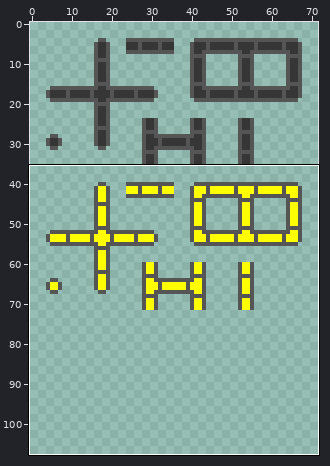
File history of a sprite sheet, Planar Escape (v2)/sprites/sWireTiles/layers/65b2a6db-c6e6-4824-b9c5-5e944368af5f/ff80653d-3a9c-4235-9f9b-fbd52949a88c.png. Above, an overview of the earlier version with the close-up marked.
Close-up. Before the commit:
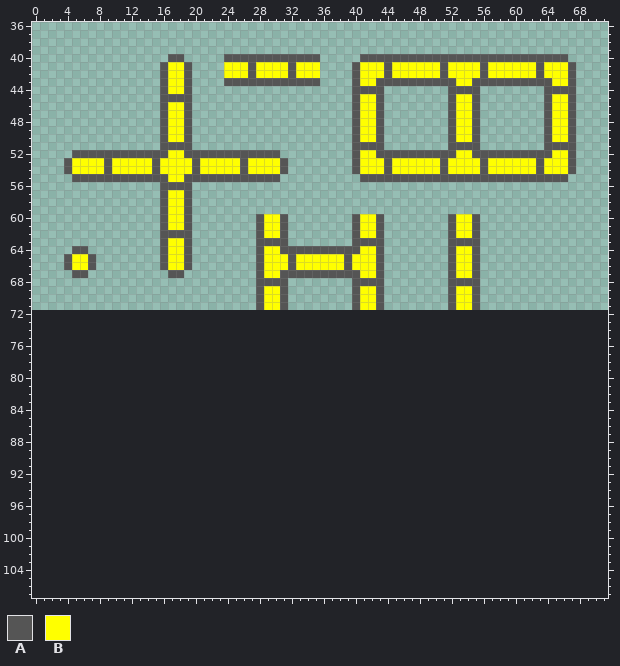
The file is 72x72 pixels. Shown: x 0..71, y 36..107. The old version is drawn lined up with the new one, on the new canvas.
Palette (. is transparent): A #555555  B #ffff00
Once edited:
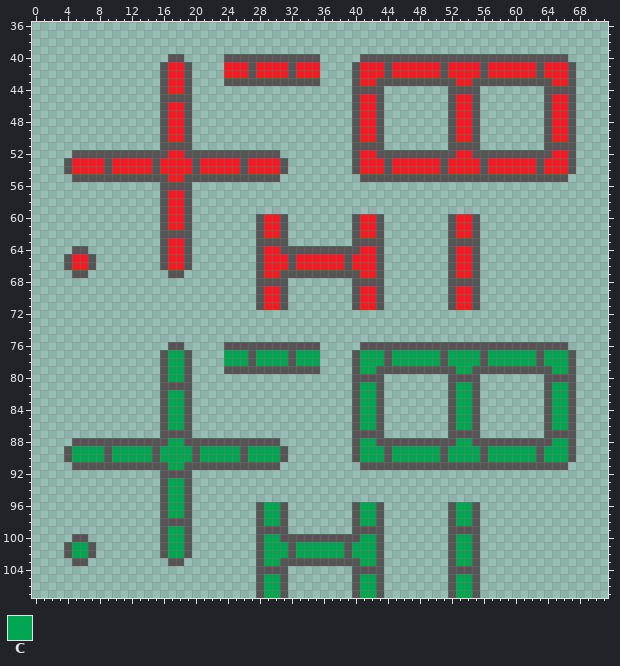
Colours new in this view: C #00a651
The edit:
canvas 72x72 -> 72x108
colour B: #ffff00 -> #ee1c24
y 76: x 17..18 .. -> AA; x 24..35 ............ -> AAAAAAAAAAAA; x 41..66 .......................... -> AAAAAAAAAAAAAAAAAAAAAAAAAA
y 77..78: x 16..19 .... -> ACCA; x 24..35 ............ -> CCCACCCCACCC; x 40..67 ............................ -> ACCCACCCCCCACCCCACCCCCCACCCA
y 79: x 16..19 .... -> ACCA; x 24..35 ............ -> AAAAAAAAAAAA; x 40..67 ............................ -> ACCAAAAAAAAAACCAAAAAAAAAACCA
y 80: x 16..19 .... -> ACCA; x 40..43 .... -> AAAA; x 52..55 .... -> AAAA; x 64..67 .... -> AAAA
y 81: x 16..19 .... -> AAAA; x 40..43 .... -> ACCA; x 52..55 .... -> ACCA; x 64..67 .... -> ACCA
y 82..86: x 16..19 .... -> ACCA; x 40..43 .... -> ACCA; x 52..55 .... -> ACCA; x 64..67 .... -> ACCA
y 87: x 16..19 .... -> AAAA; x 40..43 .... -> AAAA; x 52..55 .... -> AAAA; x 64..67 .... -> AAAA
y 88: x 5..30 .......................... -> AAAAAAAAAAAACCAAAAAAAAAAAA; x 40..67 ............................ -> ACCAAAAAAAAAACCAAAAAAAAAACCA
y 89..90: x 4..31 ............................ -> ACCCCACCCCCACCCCACCCCCACCCCA; x 40..67 ............................ -> ACCCACCCCCCACCCCACCCCCCACCCA
y 91: x 5..30 .......................... -> AAAAAAAAAAAACCAAAAAAAAAAAA; x 41..66 .......................... -> AAAAAAAAAAAAAAAAAAAAAAAAAA
y 92: x 16..19 .... -> AAAA
y 93..95: x 16..19 .... -> ACCA
y 96..97: x 16..19 .... -> ACCA; x 28..31 .... -> ACCA; x 40..43 .... -> ACCA; x 52..55 .... -> ACCA
y 98: x 16..19 .... -> AAAA; x 28..31 .... -> ACCA; x 40..43 .... -> ACCA; x 52..55 .... -> ACCA
y 99: x 16..19 .... -> ACCA; x 28..31 .... -> AAAA; x 40..43 .... -> AAAA; x 52..55 .... -> AAAA
y 100: x 5..6 .. -> AA; x 16..19 .... -> ACCA; x 28..43 ................ -> ACCAAAAAAAAAACCA; x 52..55 .... -> ACCA
y 101..102: x 4..7 .... -> ACCA; x 16..19 .... -> ACCA; x 28..43 ................ -> ACCCACCCCCCACCCA; x 52..55 .... -> ACCA
y 103: x 5..6 .. -> AA; x 17..18 .. -> AA; x 28..43 ................ -> ACCAAAAAAAAAACCA; x 52..55 .... -> ACCA
y 104: x 28..31 .... -> AAAA; x 40..43 .... -> AAAA; x 52..55 .... -> AAAA
y 105..107: x 28..31 .... -> ACCA; x 40..43 .... -> ACCA; x 52..55 .... -> ACCA
Boxes around the changes in both close-ups, in picture pixels (x1, y1, x2, y2):
changed: (72, 62, 568, 310)
added: (64, 342, 576, 598)
